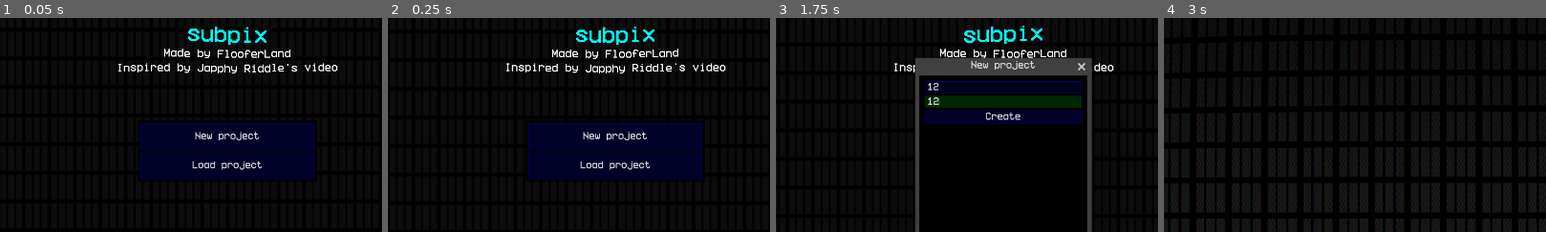
Above: before the commit, frames 1-4 (left to right).
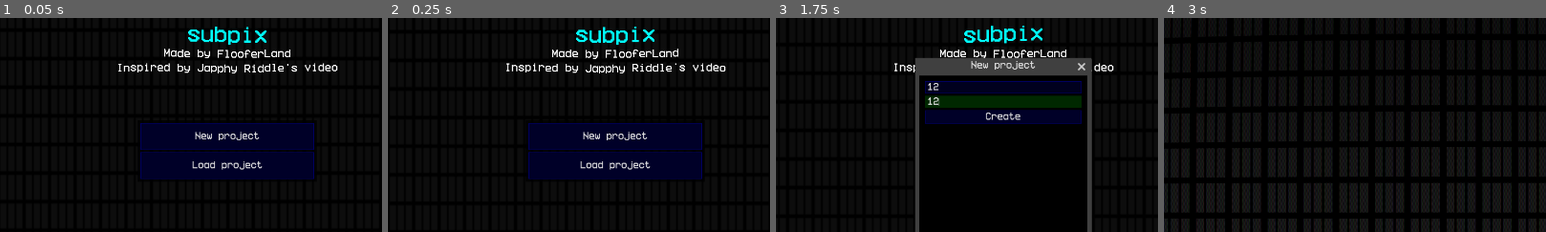
Above: after the commit, the same moments.

Repository: FlooferLand/subpix
Game: Godot game, scene res://scenes/entry.tscn
Two runs of this game, one before a commit and one after it. Both use one fixed random seed, a clock stepped at 60 frames per second and the inputs below.
Inputs (mouse positions are % of the whole screen's width and height, from its top left):
- Up to frame 1 (0.05 s): no input
- Up to frame 2 (0.25 s): no input
- Up to frame 3 (1.75 s): click "New project" at 0.5 s; click (50, 20) at 1.27 s; type "12" at 1.35 s; click (50, 24) at 1.5 s; type "12" at 1.58 s
- Up to frame 4 (3 s): click "New project" at 2 s; click "Create" at 2.75 s
The pictures show only the part of the screen within x 20-70%, y 4-54%; the shares and areas given below are measured in that part.

The runs differ from the first frame. In frame 1, 0.2% of the frame differs, in the area x 46-71%, y 4-26%; in frame 2, less than 0.1%; in frame 3, 0.2%; in frame 4, nothing differs.

Commit message:
Slightly improve  performance

Diff:
--- a/grid/pixel/SubPixel.gd
+++ b/grid/pixel/SubPixel.gd
@@ -11,13 +11,14 @@
 var hovering := false
 
 func _enter_tree() -> void:
-	color = pixel.color_off
+	update_colour()
+
 	# Getting the colour
-	var update_colours := func():
+	var init_colour_preference := func():
 		var col: Color = Autoload.settings.subpixel_colours[id]
 		color_on = col if col != null else color
-	Autoload.settings.changed.connect(update_colours)
-	update_colours.call()
+	Autoload.settings.changed.connect(init_colour_preference)
+	init_colour_preference.call()
 
 func _ready() -> void:
 	# Connecting signals
@@ -25,13 +26,15 @@
 		func():
 			pixel.canvas.subpixel_info.hovering = self
 			hovering = true
+			update_colour()
 	)
 	mouse_exited.connect(
 		func():
 			hovering = false
+			update_colour()
 	)
 
-func _process(_delta: float) -> void:
+func update_colour() -> void:
 	color = pixel.color_off.lerp(color_on, _on)
 	if hovering:
 		color = color.lightened(0.1)
@@ -40,4 +43,5 @@
 	return _on
 func set_subpixel(enabled: float) -> void:
 	_on = enabled
+	update_colour()
 	emit_signal("updated", pixel, self)
--- a/project.godot
+++ b/project.godot
@@ -66,6 +66,10 @@
 ]
 }
 
+[physics]
+
+common/physics_ticks_per_second=20
+
 [rendering]
 
 textures/canvas_textures/default_texture_filter=0
